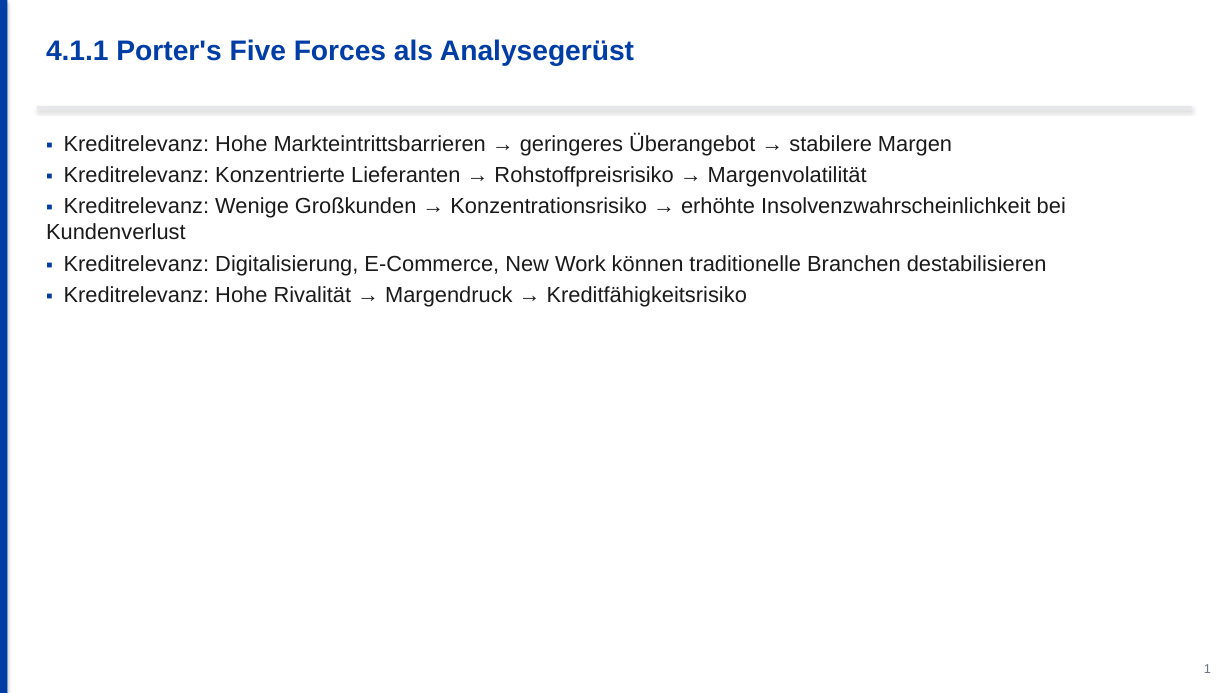
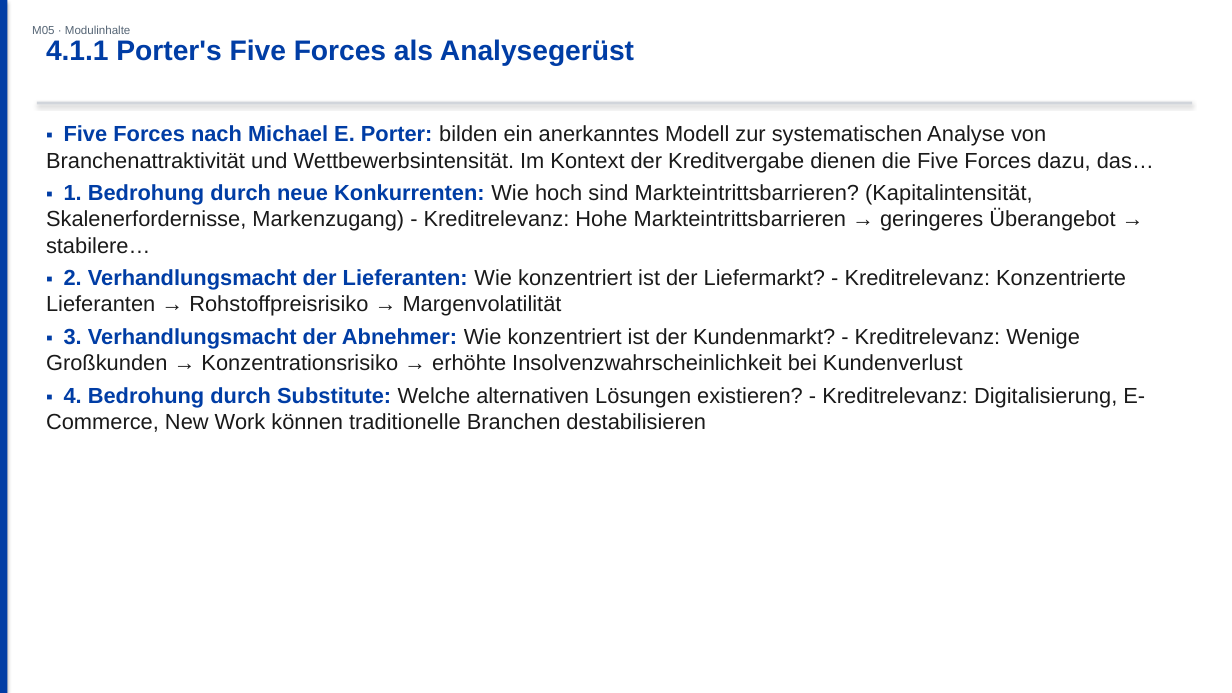
Before and after one commit to ck5rqc47pr-byte/firmenkundenakademie-online, a slide deck: slide 4 of public/downloads/praesentation/M05.pptx (slide 3 before the commit). Drawn at 1232x693 pixels with LibreOffice and Linux fonts; fonts in the diff are those of the drawing. Boxes give left, top, right and bottom in pixels: in the first picture for what was removed or moved away, otherwise in the second. Text is boxed around its words. In the diff, an @@ line names an element or a change of style, - is before the commit and + after.

```diff
--- a/public/downloads/praesentation/M05.pptx
+++ b/public/downloads/praesentation/M05.pptx
@@ text added at <box>32,25,131,34</box>, 9 pt, text #556575 @@
+M05 · Modulinhalte
@@ rectangle: place and size @@
-rectangle at <box>37,106,1192,109</box>
+rectangle at <box>37,102,1192,104</box>
@@ rectangle at <box>37,102,1192,104</box>: fill #E5E7EB to #D1D5DB @@
@@ text at <box>46,125,1154,432</box>: text changed @@
-▪ Kreditrelevanz: Hohe Markteintrittsbarrieren → geringeres Überangebot → stabilere Margen
-▪ Kreditrelevanz: Konzentrierte Lieferanten → Rohstoffpreisrisiko → Margenvolatilität
-▪ Kreditrelevanz: Wenige Großkunden → Konzentrationsrisiko → erhöhte Insolvenzwahrscheinlichkeit bei Kundenverlust
-▪ Kreditrelevanz: Digitalisierung, E-Commerce, New Work können traditionelle Branchen destabilisieren
-▪ Kreditrelevanz: Hohe Rivalität → Margendruck → Kreditfähigkeitsrisiko
+▪ Five Forces nach Michael E. Porter: bilden ein anerkanntes Modell zur systematischen Analyse von Branchenattraktivität und Wettbewerbsintensität. Im Kontext der Kreditvergabe dienen die Five Forces dazu, das…
+▪ 1. Bedrohung durch neue Konkurrenten: Wie hoch sind Markteintrittsbarrieren? (Kapitalintensität, Skalenerfordernisse, Markenzugang) - Kreditrelevanz: Hohe Markteintrittsbarrieren → geringeres Überangebot → stabilere…
+▪ 2. Verhandlungsmacht der Lieferanten: Wie konzentriert ist der Liefermarkt? - Kreditrelevanz: Konzentrierte Lieferanten → Rohstoffpreisrisiko → Margenvolatilität
+▪ 3. Verhandlungsmacht der Abnehmer: Wie konzentriert ist der Kundenmarkt? - Kreditrelevanz: Wenige Großkunden → Konzentrationsrisiko → erhöhte Insolvenzwahrscheinlichkeit bei Kundenverlust
+▪ 4. Bedrohung durch Substitute: Welche alternativen Lösungen existieren? - Kreditrelevanz: Digitalisierung, E-Commerce, New Work können traditionelle Branchen destabilisieren
@@ text removed at <box>1204,664,1211,673</box> @@
-1
```
Also in this commit, not shown: 15 other slides changed, 15 slides added, 8 slides removed, 23 other files.
